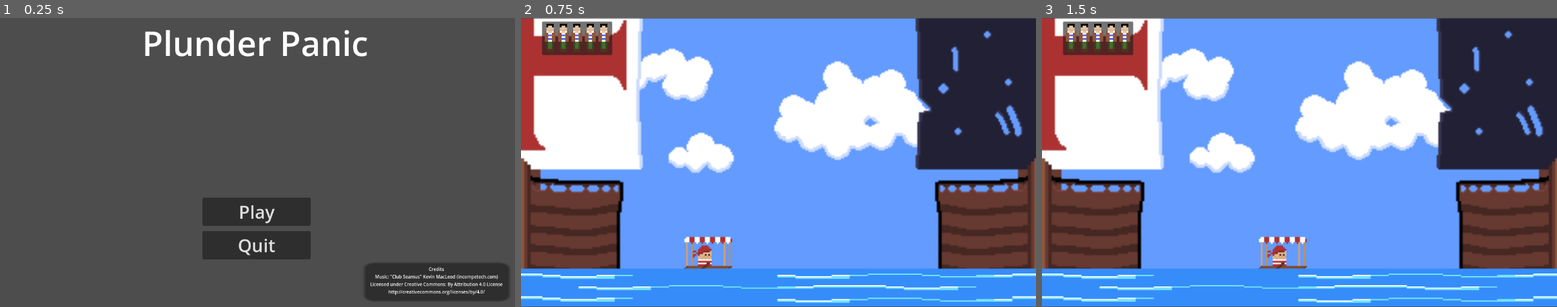
Above: before the commit, frames 1-3 (left to right).
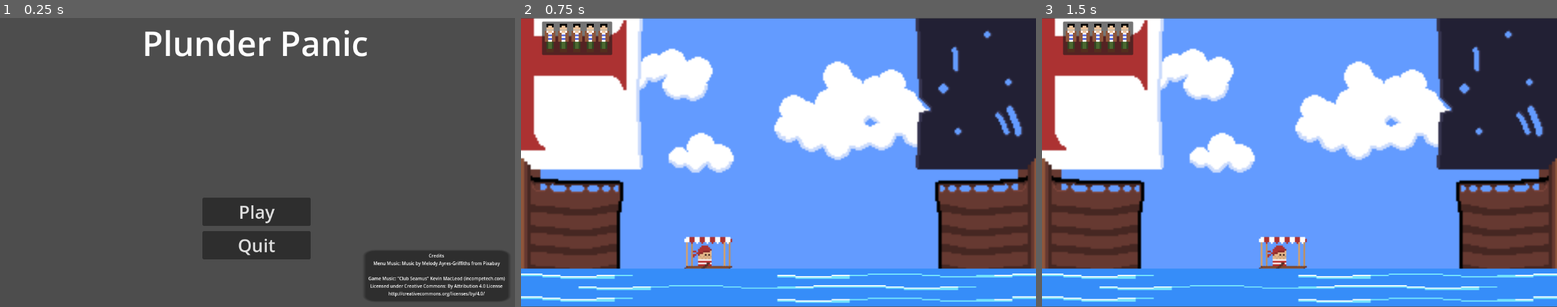
Above: after the commit, the same moments.

Repository: Snowb0lt/Plunder-Panic
Game: Godot game, scene res://main_menu.tscn
The game is run twice, just before and just after one commit, with the same random seed, the same clock (stepped at 60 frames per second) and the same inputs.
Inputs:
- Up to frame 1 (0.25 s): no input
- Up to frame 2 (0.75 s): click "Play" at 0.5 s
- Up to frame 3 (1.5 s): tap Enter at 1.25 s; hold D (moveRight) from 1.28 s (still down)

The runs differ from the first frame. In frame 1, 2.1% of the frame differs, in the area x 70-99%, y 80-97%; in frame 2, nothing differs; in frame 3, nothing differs.

Commit message:
Added menu music and credit

Diff:
--- a/main_menu.tscn
+++ b/main_menu.tscn
@@ -1,6 +1,7 @@
-[gd_scene load_steps=2 format=3 uid="uid://bokmjpw52n4vc"]
+[gd_scene load_steps=3 format=3 uid="uid://bokmjpw52n4vc"]
 
 [ext_resource type="Script" path="res://MenuScript.gd" id="1_drjea"]
+[ext_resource type="AudioStream" uid="uid://3duwvp42f78l" path="res://Assets/Sounds/queen-annex27s-revenge-pirate-shanty-piano-solo-blackbeard-194624.mp3" id="2_x5yd1"]
 
 [node name="Main Menu" type="Node2D"]
 script = ExtResource("1_drjea")
@@ -34,23 +35,29 @@
 
 [node name="Panel" type="Panel" parent="."]
 offset_left = 815.0
-offset_top = 549.0
+offset_top = 521.0
 offset_right = 855.0
-offset_bottom = 570.0
+offset_bottom = 549.0
 scale = Vector2(8.11341, 4.09321)
 
 [node name="Credits" type="Label" parent="."]
 offset_left = 815.0
-offset_top = 547.0
+offset_top = 521.0
 offset_right = 1139.0
 offset_bottom = 631.0
 theme_override_font_sizes/font_size = 10
 text = "Credits
-Music: \"Club Seamus\" Kevin MacLeod (incompetech.com)
+Menu Music: Music by Melody Ayres-Griffiths from Pixabay
+
+Game Music: \"Club Seamus\" Kevin MacLeod (incompetech.com)
 Licensed under Creative Commons: By Attribution 4.0 License
 http://creativecommons.org/licenses/by/4.0/"
 horizontal_alignment = 1
 vertical_alignment = 1
 
+[node name="AudioStreamPlayer2D" type="AudioStreamPlayer2D" parent="."]
+stream = ExtResource("2_x5yd1")
+autoplay = true
+
 [connection signal="pressed" from="Start" to="." method="_on_start_pressed"]
 [connection signal="pressed" from="Quit" to="." method="_on_quit_pressed"]
Not shown, added: Assets/Sounds/queen-annex27s-revenge-pirate-shanty-piano-solo-blackbeard-194624.mp3.import
Not shown, added: Assets/Sounds/queen-annex27s-revenge-pirate-shanty-piano-solo-blackbeard-194624.mp3
